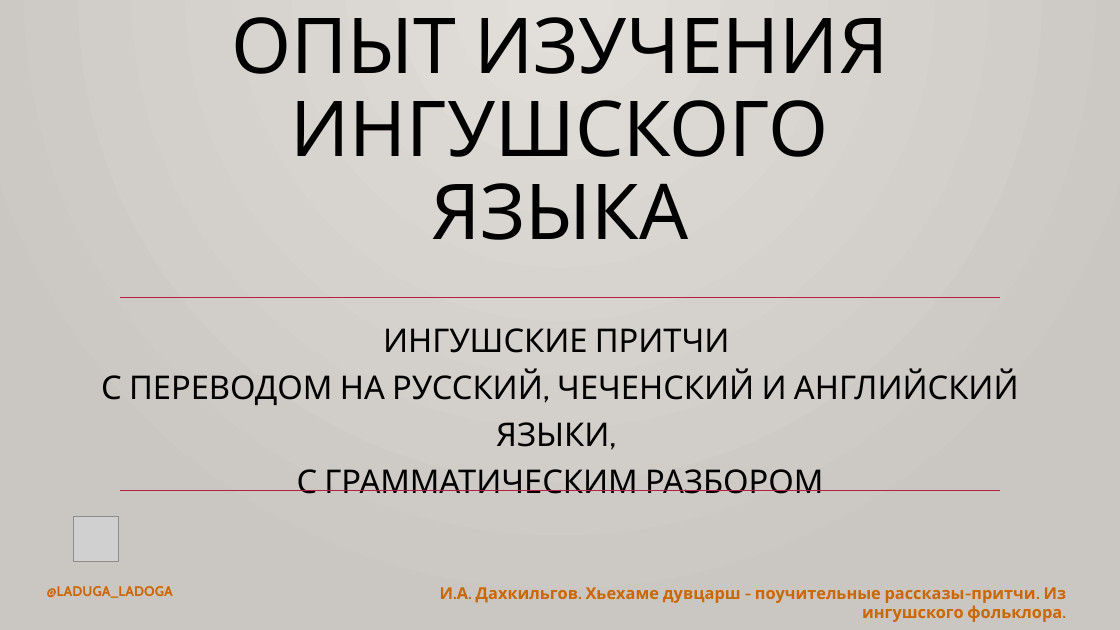
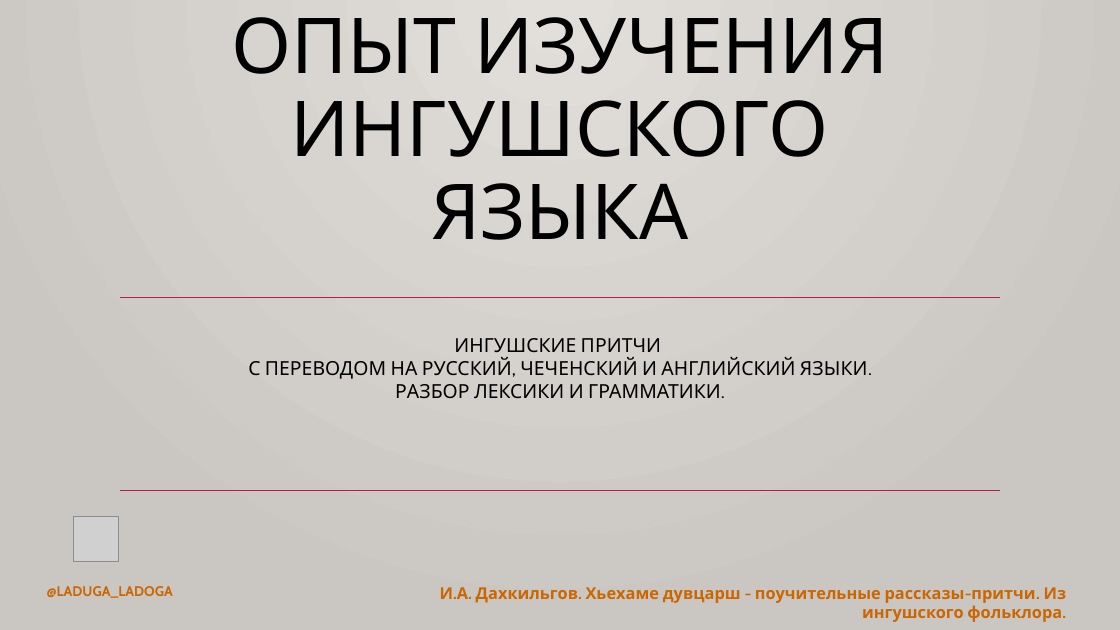
Before and after one commit to bumbari/dahkilgov, a slide deck: slide 1 of p/pptx/p_1_1.pptx. Drawn at 1120x630 pixels with LibreOffice and Linux fonts; fonts in the diff are those of the drawing; grey boxes stand for pictures. Boxes give left, top, right and bottom in pixels: in the first picture for what was removed or moved away, otherwise in the second. Text is boxed around its words. In the diff, an @@ line names an element or a change of style, - is before the commit and + after.

```diff
--- a/p/pptx/p_1_1.pptx
+++ b/p/pptx/p_1_1.pptx
@@ subtitle at bbox=[248, 338, 868, 398]: text changed; size 28 to 16.6 pt @@
-ИНГУШСКИЕ ПРИТЧИ
-С ПЕРЕВОДОМ НА РУССКИЙ, ЧЕЧЕНСКИЙ И АНГЛИЙСКИЙ ЯЗЫКИ,
-С ГРАММАТИЧЕСКИМ РАЗБОРОМ
+ИНГУШСКИЕ ПРИТЧИ
+С ПЕРЕВОДОМ НА РУССКИЙ, ЧЕЧЕНСКИЙ И АНГЛИЙСКИЙ ЯЗЫКИ.
+РАЗБОР ЛЕКСИКИ И ГРАММАТИКИ.
```
Also in this commit, not shown: 2 other slides changed, 2 slides added, 1 slide removed, 2 other files.
